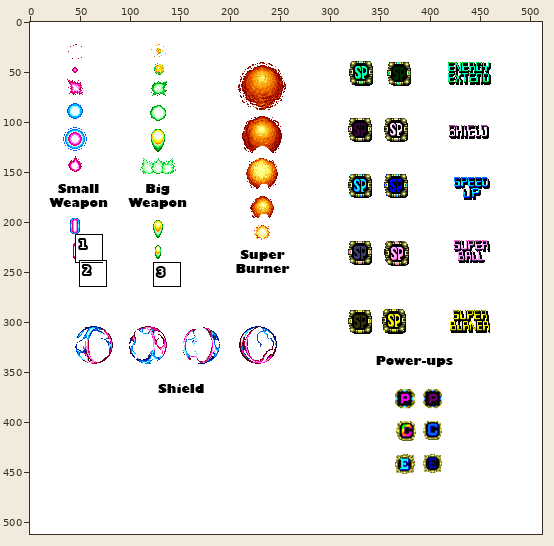
Edited in one commit: sprite sheet (Wiki images/Explosions/Weapon shots.png). The first picture is a wide view before the edit; the outline marks the close-up.
Close-up. First the earlier version:
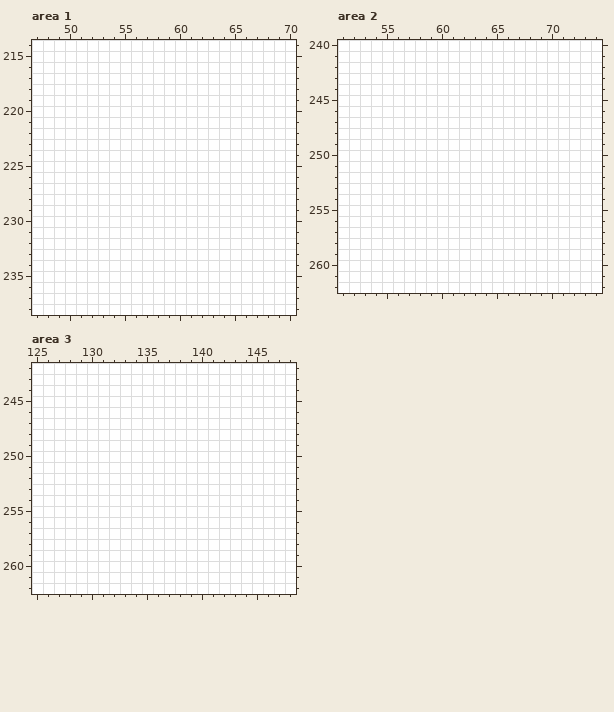
The file is 512x512 pixels. Colours within 5 levels of each other are drawn and written as one. Shown: area 1: x 47..70, y 214..238; area 2: x 51..74, y 240..262; area 3: x 125..148, y 242..262. The commit also changed other parts of the picture, which this record leaves out.
Once edited:
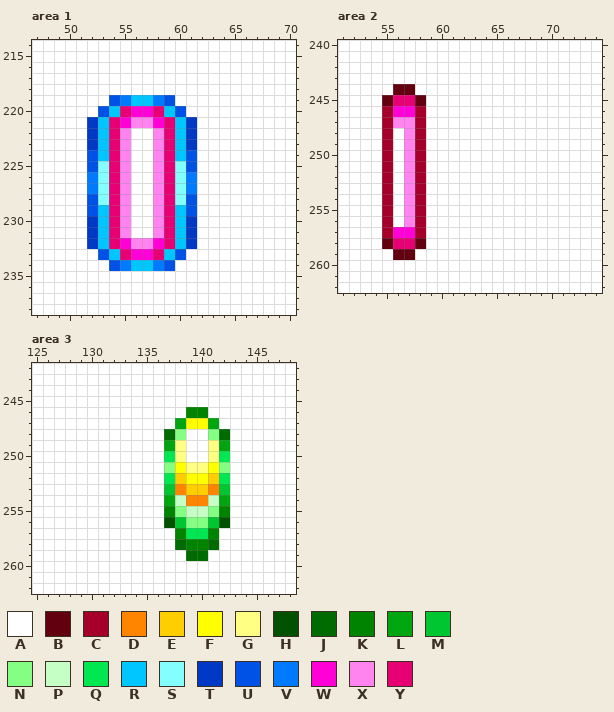
Palette (. is transparent): A #ffffff  B #630010  C #a50029  D #ff8400  E #ffce00  F #ffff00  G #ffff84  H #005200  J #006b00  K #008400  L #00a510  M #00c631  N #84ff84  P #c6ffc6  Q #00e752  R #00c6ff  S #84ffff  T #0039c6  U #0052e7  V #007bff  W #ff00d6  X #ff84ef  Y #e70073
Change:
Area 1:
y 219: x 54..59 AAAAAA -> UVRRVU
y 220: x 53..60 AAAAAAAA -> URYWWYRU
y 221: x 52..61 AAAAAAAAAA -> TRYWXXWYRT
y 222..223: x 52..55 AAAA -> TRYX; x 58..61 AAAA -> XYRT
y 224: x 52..55 AAAA -> URYX; x 58..61 AAAA -> XYRU
y 225: x 52..55 AAAA -> USYX; x 58..61 AAAA -> XYSU
y 226..227: x 52..55 AAAA -> VSYX; x 58..61 AAAA -> XYSV
y 228: x 52..55 AAAA -> USYX; x 58..61 AAAA -> XYSU
y 229: x 52..55 AAAA -> URYX; x 58..61 AAAA -> XYRU
y 230..231: x 52..55 AAAA -> TRYX; x 58..61 AAAA -> XYRT
y 232: x 52..61 AAAAAAAAAA -> TRYWXXWYRT
y 233: x 53..60 AAAAAAAA -> URYWWYRU
y 234: x 54..59 AAAAAA -> UVRRVU
Area 2:
y 244: x 56..57 AA -> BB
y 245: x 55..58 AAAA -> BYYB
y 246: x 55..58 AAAA -> CWWC
y 247: x 55..58 AAAA -> CXXC
y 248..256: x 55 A -> C; x 57..58 AA -> XC
y 257: x 55..58 AAAA -> CWWC
y 258: x 55..58 AAAA -> BYYB
y 259: x 56..57 AA -> BB
Area 3:
y 246: x 139..140 AA -> KK
y 247: x 138..141 AAAA -> LFFL
y 248: x 137..138 AA -> JN; x 141..142 AA -> NJ
y 249: x 137..138 AA -> LG; x 141..142 AA -> GL
y 250: x 137..138 AA -> QG; x 141..142 AA -> GQ
y 251: x 137..142 AAAAAA -> NFGGFN
y 252: x 137..142 AAAAAA -> QEFFEQ
y 253: x 137..142 AAAAAA -> MDEEDM
y 254: x 137..142 AAAAAA -> LPDDPL
y 255: x 137..142 AAAAAA -> KNPPNK
y 256: x 137..142 AAAAAA -> HMNNMH
y 257: x 138..141 AAAA -> KQQK
y 258: x 138..141 AAAA -> JKKJ
y 259: x 139..140 AA -> JJ
Where, in picture pixels (left, top, right, bottom), the same in both close-ups:
changed: (87, 95, 197, 271)
changed: (382, 84, 426, 260)
changed: (164, 407, 230, 561)
